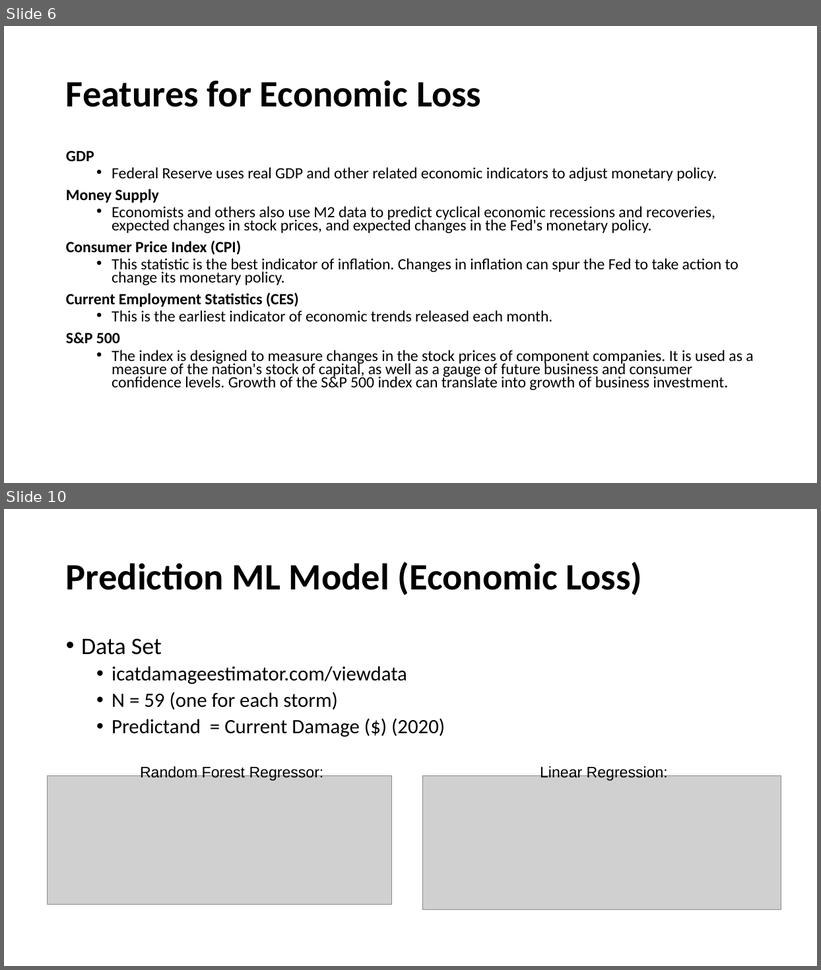
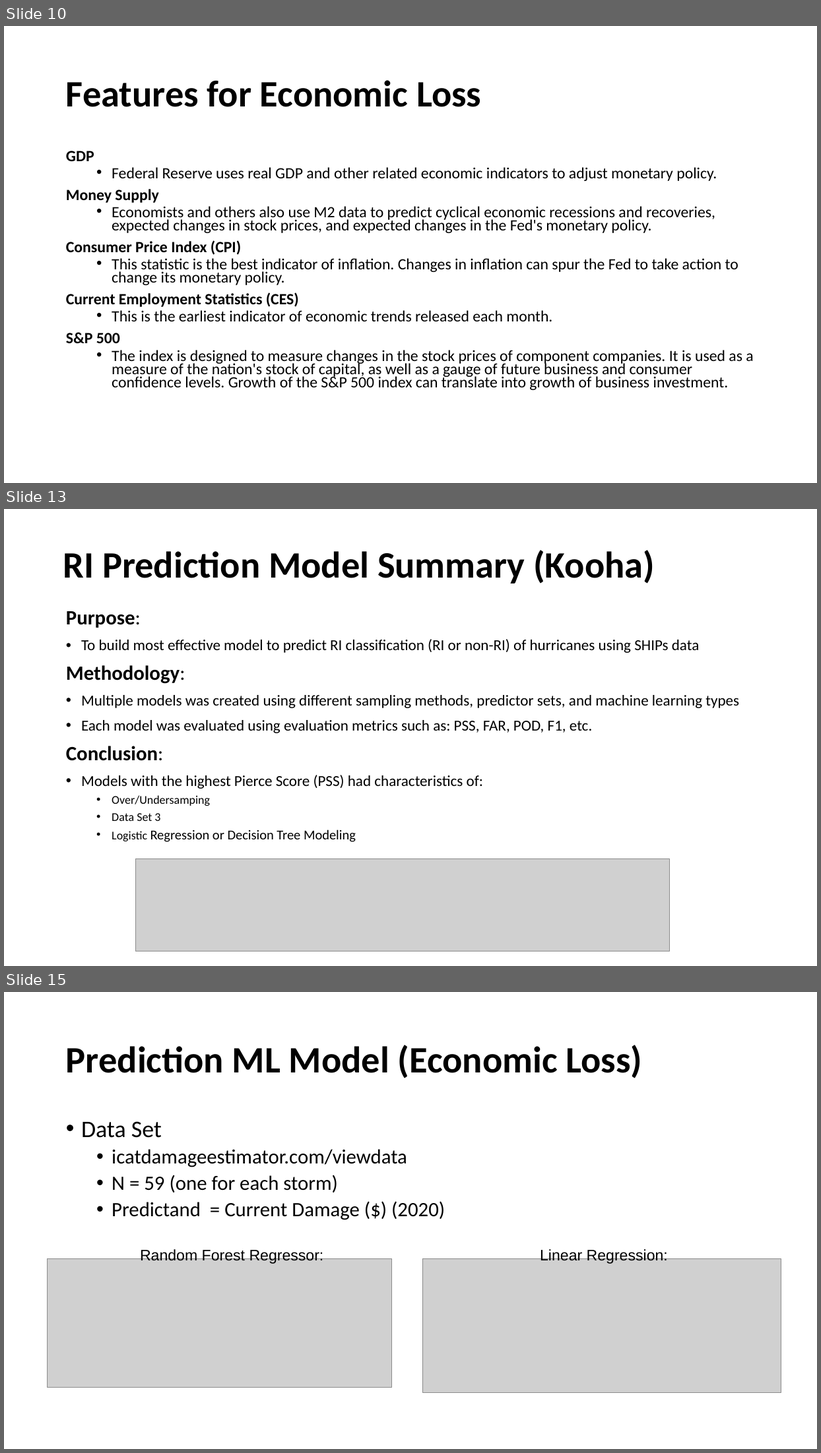
Before and after one commit to akshaym2497/RMDS_Hurricane_Forecasting, a slide deck: presentation material/week3_hurricane.pptx. Shown one above the other, each under a label of ours: slides 6 and 10 before the commit, slides 10, 13 and 15 after it; the slides between them are not shown. The pictures are 821x970 and 821x1453 pixels, drawn with LibreOffice and Linux fonts; fonts in the diff are those of the drawing; grey boxes stand for pictures. Boxes give left, top, right and bottom in pixels: in the first picture for what was removed or moved away, otherwise in the second. Text is boxed around its words. In the diff, an @@ line names an element or a change of style, - is before the commit and + after.

```diff
--- a/presentation material/week3_hurricane.pptx
+++ b/presentation material/week3_hurricane.pptx
@@ slide 13 added at [4,509,817,966], background #FFFFFF @@
@@ title added at [63,550,655,584], 44 pt, text #000000, bold @@
+RI Prediction Model Summary (Kooha)
@@ text added at [66,611,739,842], 18 pt, text #000000 @@
+Purpose:
+• To build most effective model to predict RI classification (RI or non-RI) of hurricanes using SHIPs data
+Methodology:
+• Multiple models was created using different sampling methods, predictor sets, and machine learning types
+• Each model was evaluated using evaluation metrics such as: PSS, FAR, POD, F1, etc.
+Conclusion:
+• Models with the highest Pierce Score (PSS) had characteristics of:
+  • Over/Undersamping
+  • Data Set 3
+  • Logistic Regression or Decision Tree Modeling
@@ picture added at [136,859,670,952] @@
@@ what was slide 6 is now slide 10 @@
@@ what was slide 10 is now slide 15 @@
```
Also in this commit, not shown: 4 slides changed, 4 other slides added.
